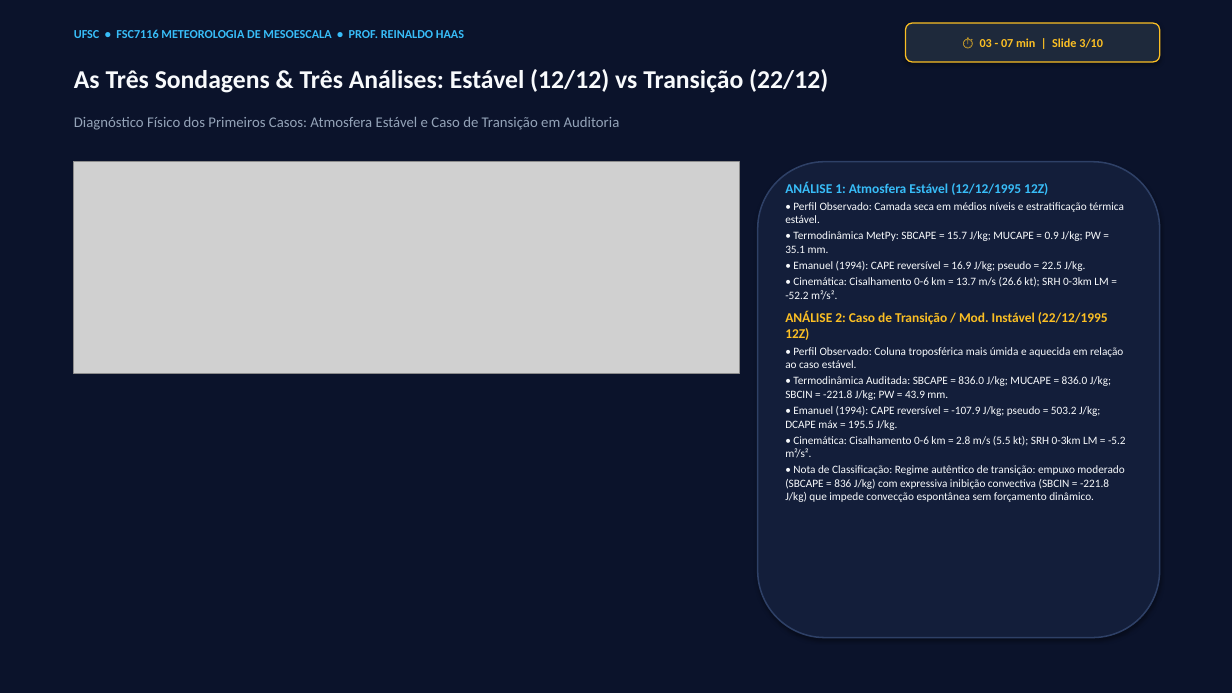
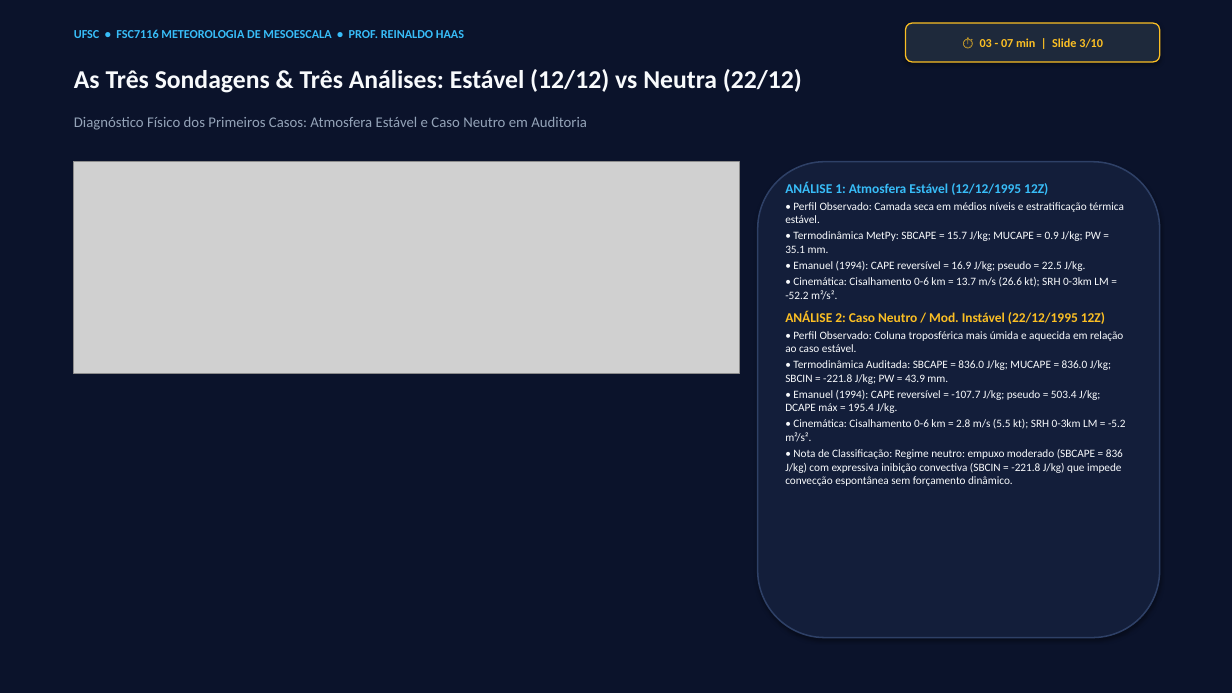
Before and after one commit to reinaldohaas/tarefa-meso, a slide deck: slide 3 of apresentacao_meso.pptx. Drawn at 1232x693 pixels with LibreOffice and Linux fonts; fonts in the diff are those of the drawing; grey boxes stand for pictures. Boxes give left, top, right and bottom in pixels: in the first picture for what was removed or moved away, otherwise in the second. Text is boxed around its words. In the diff, an @@ line names an element or a change of style, - is before the commit and + after.

```diff
--- a/apresentacao_meso.pptx
+++ b/apresentacao_meso.pptx
@@ text at (74,69,802,93): text changed @@
-As Três Sondagens & Três Análises: Estável (12/12) vs Transição (22/12)
+As Três Sondagens & Três Análises: Estável (12/12) vs Neutra (22/12)
@@ text at (74,117,587,130): text changed @@
-Diagnóstico Físico dos Primeiros Casos: Atmosfera Estável e Caso de Transição em Auditoria
+Diagnóstico Físico dos Primeiros Casos: Atmosfera Estável e Caso Neutro em Auditoria
@@ text at (785,311,1105,324): text changed @@
-ANÁLISE 2: Caso de Transição / Mod. Instável (22/12/1995 12Z)
+ANÁLISE 2: Caso Neutro / Mod. Instável (22/12/1995 12Z)
@@ text at (785,390,1100,413): text changed @@
-• Emanuel (1994): CAPE reversível = -107.9 J/kg; pseudo = 503.2 J/kg; DCAPE máx = 195.5 J/kg.
+• Emanuel (1994): CAPE reversível = -107.7 J/kg; pseudo = 503.4 J/kg; DCAPE máx = 195.4 J/kg.
@@ text at (785,449,1123,486): text changed @@
-• Nota de Classificação: Regime autêntico de transição: empuxo moderado (SBCAPE = 836 J/kg) com expressiva inibição convectiva (SBCIN = -221.8 J/kg) que impede convecção espontânea sem forçamento dinâmico.
+• Nota de Classificação: Regime neutro: empuxo moderado (SBCAPE = 836 J/kg) com expressiva inibição convectiva (SBCIN = -221.8 J/kg) que impede convecção espontânea sem forçamento dinâmico.
```
Also in this commit, not shown: 7 other slides changed, 37 other files.
